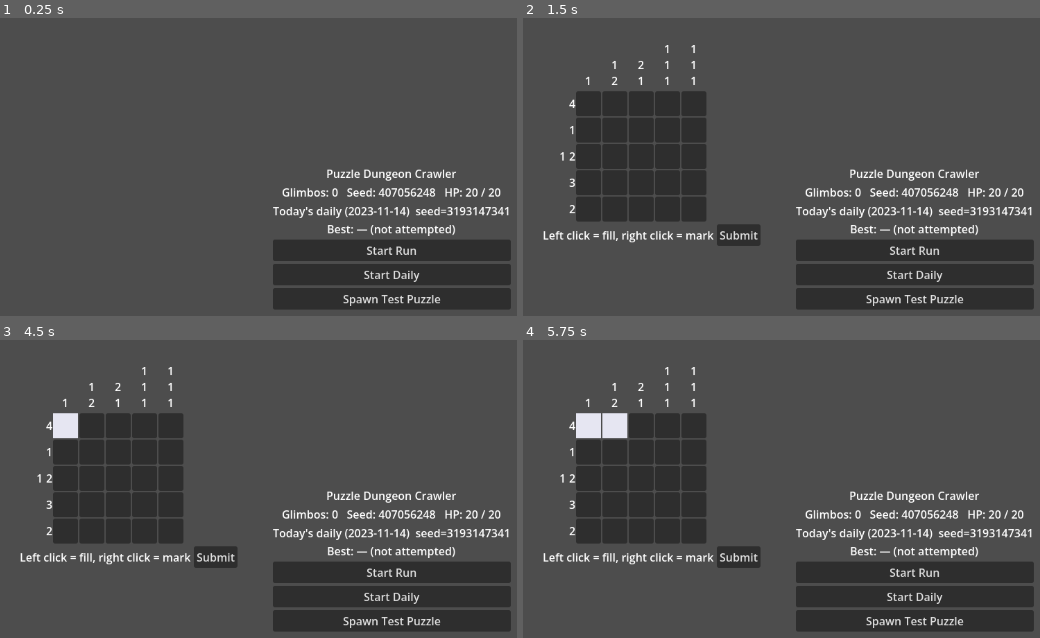
Above: before the commit, frames 1-4 (two rows, left to right).
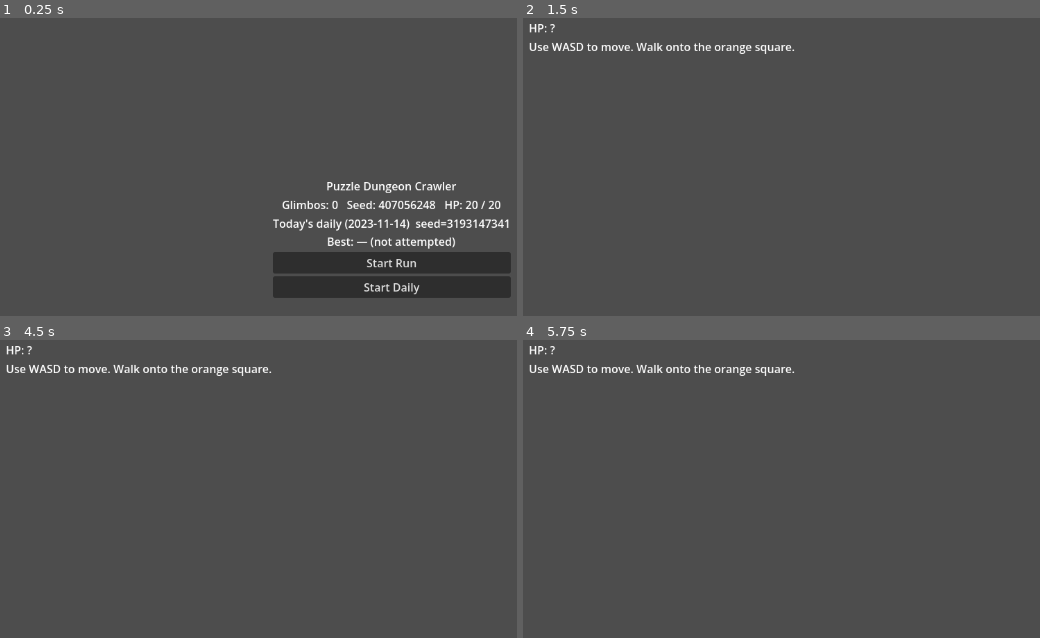
Above: after the commit, the same moments.

Repository: NickSanft/puzzle-dungeon-crawler
Game: Godot game, scene res://scenes/ui/main.tscn
Two runs of this game, one before a commit and one after it. Both use one fixed random seed, a clock stepped at 60 frames per second and the inputs below.
Inputs (mouse positions are in pixels of both pictures, inside the frame that each line leads up to):
- Up to frame 1 (0.25 s): no input
- Up to frame 2 (1.5 s): click (915, 298) at 0.5 s, where only the run before the commit has a clickable "Spawn Test Puzzle"; click "Start Run" at 1.25 s
- Up to frame 3 (4.5 s): click (392, 572) at 2 s, where only the run before the commit has a clickable "Start Run"; click (392, 596) at 2.75 s, where only the run before the commit has a clickable "Start Daily"; click (392, 596) at 3.5 s, where only the run before the commit has a clickable "Start Daily"; click (67, 426) at 4.27 s
- Up to frame 4 (5.75 s): click (616, 426) at 5.02 s

The runs differ from the first frame. In frame 1, 8.5% of the frame differs, in the area x 52-99%, y 50-98%; in frame 2, 23%; in frame 3, 23%; in frame 4, 23%, in the area x 1-99%, y 2-98%.
Error after the commit: Parse Error: Cannot infer the type of "end_scene" variable because the value doesn't have a set type. (res://scenes/dungeon/run_scene.gd:124)

Commit message:
feat(polish): starting hint unlock, HUD cleanup, remove dev button

Diff:
--- a/scenes/dungeon/run_scene.gd
+++ b/scenes/dungeon/run_scene.gd
@@ -53,9 +53,12 @@
 	_current_board = NonogramBoardScene.instantiate()
 	_current_board.position = Vector2(40, 40)
 	_overlay.add_child(_current_board)
-	_current_board.load_puzzle(puzzle)
+	_current_board.load_puzzle(puzzle, _starting_hints())
 	_current_board.solved.connect(_on_puzzle_solved.bind(size))
 	_current_board.failed.connect(_on_puzzle_failed)
+
+func _starting_hints() -> int:
+	return 1 if SaveSystem.has_unlock("puzzle_hint") else 0
 
 func _on_puzzle_solved(_wrong: int, size: int) -> void:
 	var reward: int = GLIMBO_REWARD_PER_SIZE.get(size, 3)
@@ -73,7 +76,7 @@
 	_current_board = NonogramBoardScene.instantiate()
 	_current_board.position = Vector2(40, 40)
 	_overlay.add_child(_current_board)
-	_current_board.load_puzzle(boss.puzzle)
+	_current_board.load_puzzle(boss.puzzle, _starting_hints())
 	_current_board.solved.connect(_on_boss_solved)
 	_current_board.failed.connect(_on_puzzle_failed)
 
@@ -130,6 +133,9 @@
 	_current_shop = null
 
 func _update_hud() -> void:
-	_hud.text = "HP: %d/%d   Glimbos(run): %d   Total: %d" % [
-		GameState.hp, GameState.max_hp, GameState.glimbos_this_run, int(SaveSystem.data.glimbos)
+	var daily_tag := "  [DAILY]" if GameState.is_daily_run else ""
+	_hud.text = "HP %d/%d     Glimbos: %d this run (%d total)%s" % [
+		GameState.hp, GameState.max_hp,
+		GameState.glimbos_this_run, int(SaveSystem.data.glimbos),
+		daily_tag,
 	]
--- a/scenes/puzzles/nonogram_board.gd
+++ b/scenes/puzzles/nonogram_board.gd
@@ -26,7 +26,7 @@
 var _status: Label
 var _submit_btn: Button
 
-func load_puzzle(p: NonogramPuzzle) -> void:
+func load_puzzle(p: NonogramPuzzle, starting_hints: int = 0) -> void:
 	puzzle = p
 	_state = []
 	for y in p.height:
@@ -34,7 +34,21 @@
 		row.resize(p.width)
 		row.fill(CELL_EMPTY)
 		_state.append(row)
+	_apply_hints(starting_hints)
 	_build_ui()
+
+func _apply_hints(n: int) -> void:
+	if n <= 0:
+		return
+	var filled_cells: Array = []
+	for y in puzzle.height:
+		for x in puzzle.width:
+			if puzzle.solution[y][x]:
+				filled_cells.append(Vector2i(x, y))
+	filled_cells.shuffle()
+	for i in min(n, filled_cells.size()):
+		var c: Vector2i = filled_cells[i]
+		_state[c.y][c.x] = CELL_FILLED
 
 func _build_ui() -> void:
 	for c in get_children():
--- a/scenes/ui/main.gd
+++ b/scenes/ui/main.gd
@@ -1,23 +1,14 @@
 extends Control
-
-const NonogramBoardScene := preload("res://scenes/puzzles/nonogram_board.tscn")
-
-const GLIMBO_REWARD_PER_SIZE := {5: 3, 10: 8, 15: 15}
 
 @onready var _label: Label = $VBox/Status
 @onready var _daily_info: Label = $VBox/DailyInfo
 @onready var _start_btn: Button = $VBox/StartRun
 @onready var _daily_btn: Button = $VBox/StartDaily
-@onready var _puzzle_btn: Button = $VBox/TestPuzzle
 @onready var _vbox: VBoxContainer = $VBox
-
-var _current_board: NonogramBoard
-var _current_size: int = 5
 
 func _ready() -> void:
 	_start_btn.pressed.connect(_on_start_run)
 	_daily_btn.pressed.connect(_on_start_daily)
-	_puzzle_btn.pressed.connect(_on_test_puzzle)
 	GameState.run_started.connect(_refresh)
 	GameState.run_ended.connect(_on_run_ended)
 	GameState.hp_changed.connect(_on_hp_changed)
@@ -54,22 +45,3 @@
 
 func _on_run_ended(won: bool) -> void:
 	_label.text = "Run ended. Won: %s" % str(won)
-
-func _on_test_puzzle() -> void:
-	if _current_board and is_instance_valid(_current_board):
-		_current_board.queue_free()
-	var puzzle := NonogramGenerator.generate(_current_size, 0.55, true)
-	_current_board = NonogramBoardScene.instantiate()
-	_current_board.size = Vector2(500, 500)
-	_current_board.position = Vector2(40, 40)
-	add_child(_current_board)
-	_current_board.load_puzzle(puzzle)
-	_current_board.solved.connect(_on_puzzle_solved)
-	_current_board.failed.connect(_on_puzzle_failed)
-
-func _on_puzzle_solved(_wrong: int) -> void:
-	var reward: int = GLIMBO_REWARD_PER_SIZE.get(_current_size, 3)
-	GameState.award_glimbos(reward)
-
-func _on_puzzle_failed(wrong: int) -> void:
-	GameState.take_damage(wrong)
--- a/scenes/ui/main.tscn
+++ b/scenes/ui/main.tscn
@@ -47,7 +47,3 @@
 [node name="StartDaily" type="Button" parent="VBox"]
 layout_mode = 2
 text = "Start Daily"
-
-[node name="TestPuzzle" type="Button" parent="VBox"]
-layout_mode = 2
-text = "Spawn Test Puzzle"
